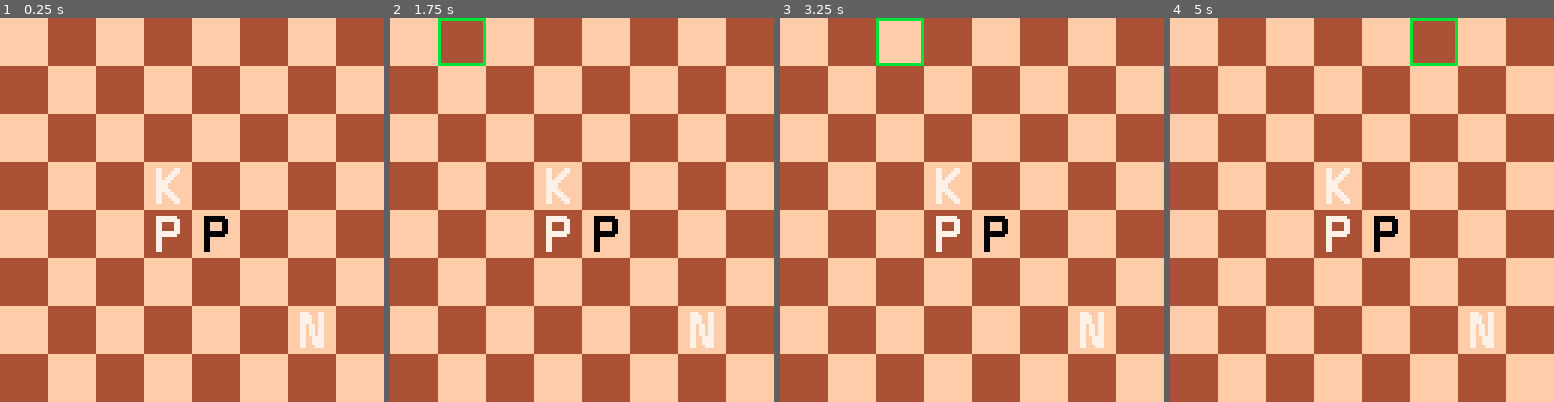
Above: before the commit, frames 1-4 (left to right).
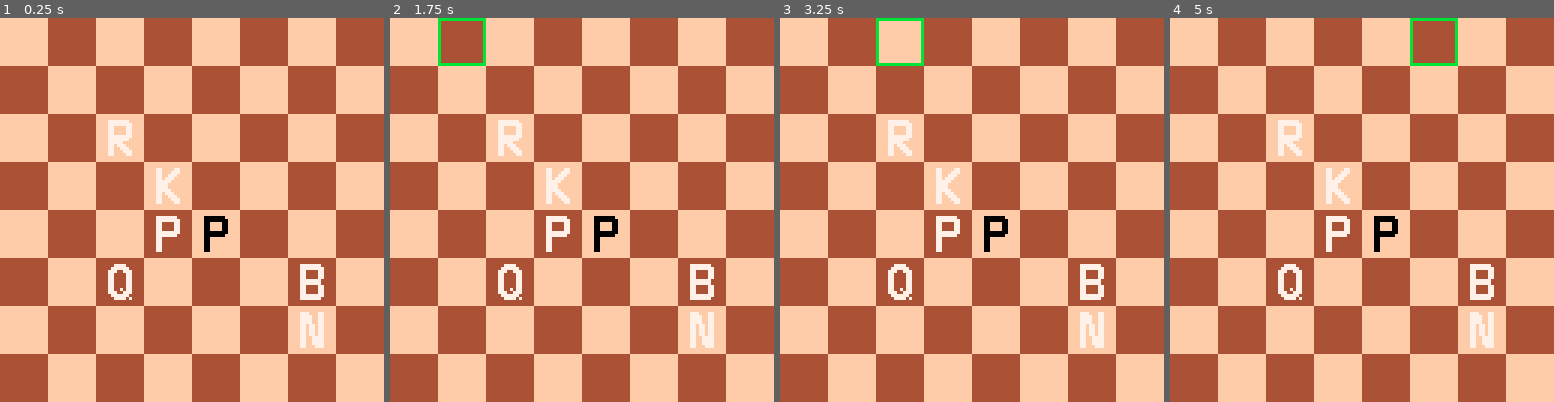
Above: after the commit, the same moments.

Repository: GrayFennec/p8chess
Game: PICO-8 cartridge chess.p8
The game is run twice, just before and just after one commit, with the same random seed, the same clock (stepped at 60 frames per second) and the same inputs.
Inputs:
- Up to frame 1 (0.25 s): no input
- Up to frame 2 (1.75 s): hold Right from 1.6 s (still down)
- Up to frame 3 (3.25 s): release Right at 2.1 s; hold Up 2.15-2.42 s; hold Right 2.47-3.03 s; hold Left from 3.08 s (still down)
- Up to frame 4 (5 s): release Left at 3.58 s; hold Down 3.63-3.97 s; hold Right 4.02-4.68 s; hold Up from 4.73 s (still down)

The runs differ from the first frame. In frame 1, 1.2% of the frame differs, in the area x 28-85%, y 26-74%; in frame 2, 1.2%; in frame 3, 1.2%; in frame 4, 1.2%.

Commit message:
added basic bishop, rook, and queen

Diff:
--- a/chess.p8
+++ b/chess.p8
@@ -25,6 +25,9 @@
 	new_king(4,4,0)
 	new_pawn(5,4,0)
 	new_pawn(5,5,1)
+	new_bishop(6,7,0)
+	new_rook(3,3,0)
+	new_queen(6,3,0)
 end
 
 --initalizes empty nxm board
@@ -93,6 +96,61 @@
 	add_piece(knight,r,c)
 end
 
+--creates a new bishop
+function new_bishop(r,c,p)
+	bishop = new_piece(r,c,p)
+	bishop.sprnum = 4
+	bishop.legmov = function(this)
+	 moves = {}
+	 for i=1,max(brdw,brdh) do
+	 	add(moves,{r+i,c+i})
+	 	add(moves,{r-i,c+i})
+	 	add(moves,{r+i,c-i})
+	 	add(moves,{r-i,c-i})
+	 end
+		return moves
+	end
+	add_piece(bishop,r,c)
+end
+
+--creates a new rook
+function new_rook(r,c,p)
+	rook = new_piece(r,c,p)
+	rook.sprnum = 6
+	rook.legmov = function(this)
+	 moves = {}
+		for i=1,max(brdw,brdh) do
+	 	add(moves,{r,c-i})
+	 	add(moves,{r,c+i})
+	 	add(moves,{r-i,c})
+	 	add(moves,{r+i,c})
+	 end
+		return moves
+	end
+	add_piece(rook,r,c)
+end
+
+--creates a new queen
+function new_queen(r,c,p)
+	queen = new_piece(r,c,p)
+	queen.sprnum = 8
+	queen.legmov = function(this)
+	 moves = {}
+	 for i=1,max(brdw,brdh) do
+	 	add(moves,{r+i,c+i})
+	 	add(moves,{r-i,c+i})
+	 	add(moves,{r+i,c-i})
+	 	add(moves,{r-i,c-i})
+	 	add(moves,{r,c-i})
+	 	add(moves,{r,c+i})
+	 	add(moves,{r-i,c})
+	 	add(moves,{r+i,c})
+	 end
+		return moves
+	end
+	add_piece(queen,r,c)
+end
+
 --creates a new king
 function new_king(r,c,p)
 	king = new_piece(r,c,p)
